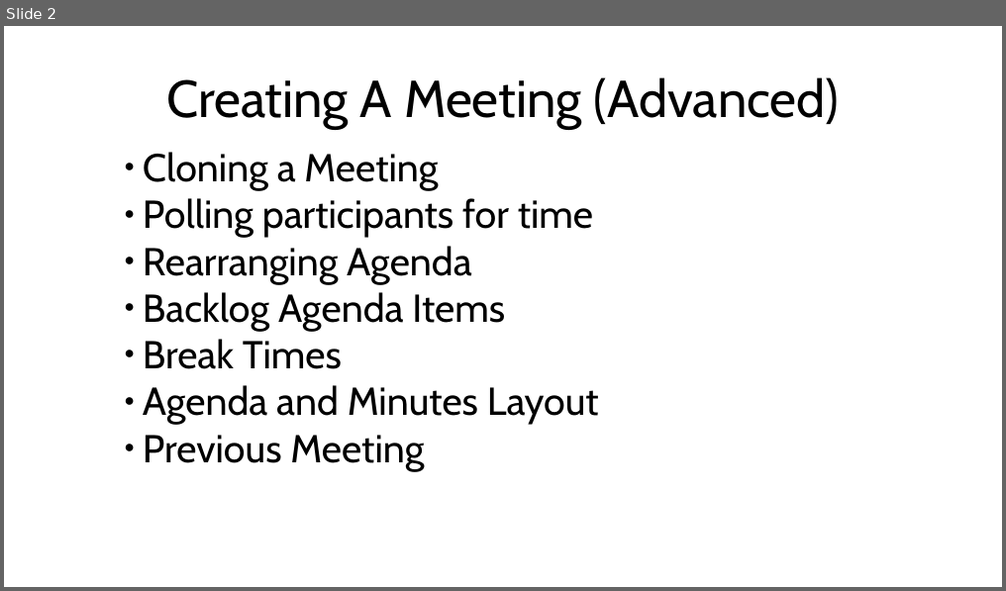
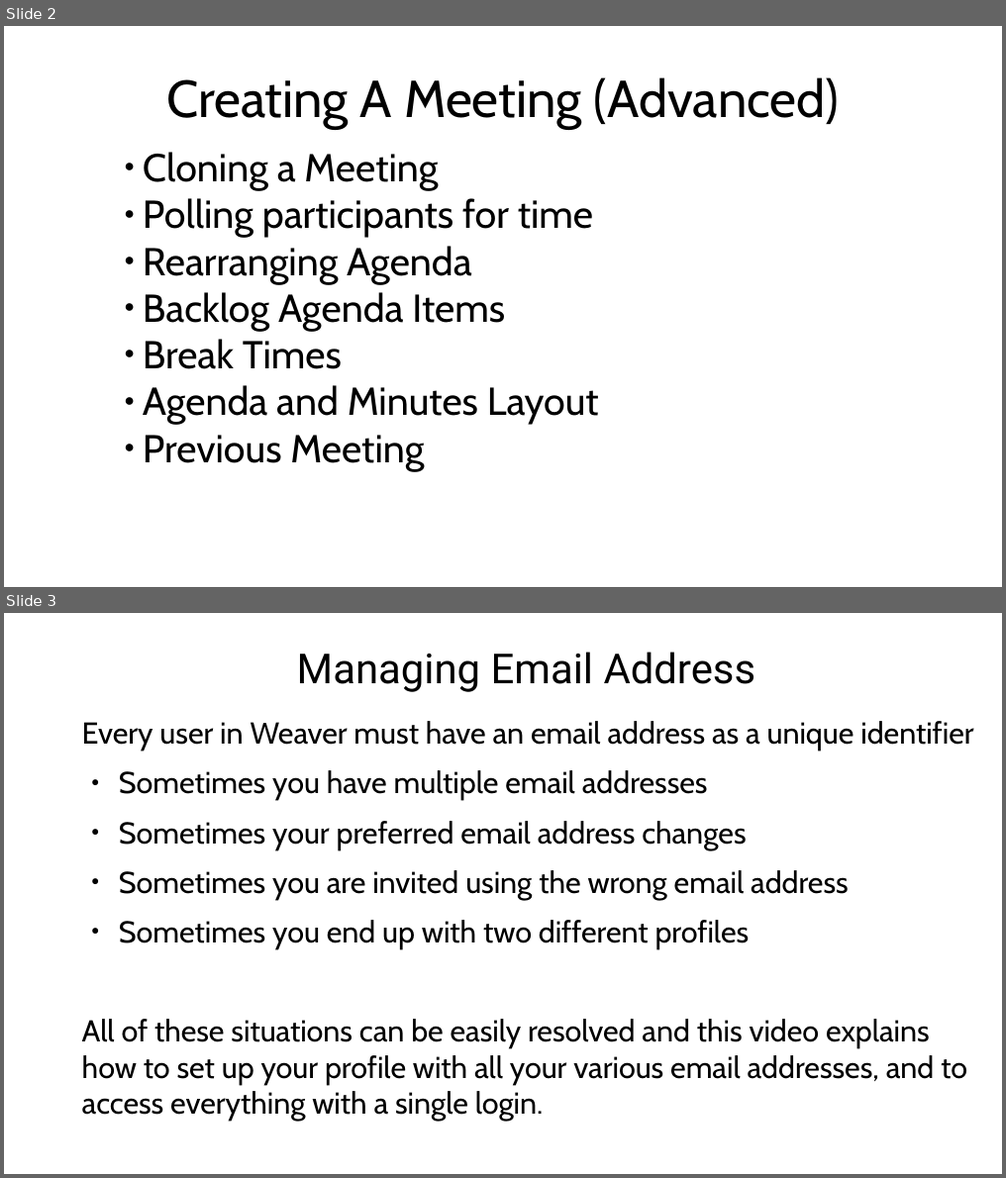
Before and after one commit to agilepro/cognoscenti, a slide deck: documentation/VideoPresentations.odp. Shown one above the other, each under a label of ours: slide 2 before the commit, slides 2 and 3 after it. The pictures are 1006x591 and 1006x1178 pixels, drawn with LibreOffice and Linux fonts; fonts in the diff are those of the drawing; background and template pictures are left out. Boxes give left, top, right and bottom in pixels: in the first picture for what was removed or moved away, otherwise in the second. Text is boxed around its words. In the diff, an @@ line names an element or a change of style, - is before the commit and + after.

Commit message:
added tutorial 22 on changing address, small cleanup in background refresh and unsubscribe; 6 hours

```diff
--- a/documentation/VideoPresentations.odp
+++ b/documentation/VideoPresentations.odp
@@ slide 3 added at [4,613,1002,1174], background picture (left out) @@
@@ title added at [297,652,756,692], 38.3 pt, text #000000 @@
+Managing Email Address
@@ text added at [82,721,973,1121], 27.9 pt, text #000000 @@
+Every user in Weaver must have an email address as a unique identifier
+● Sometimes you have multiple email addresses
+● Sometimes your preferred email address changes
+● Sometimes you are invited using the wrong email address
+● Sometimes you end up with two different profiles
+All of these situations can be easily resolved and this video explains how to set up your profile with all your various email addresses, and to access everything with a single login.
```
Also in this commit, not shown: 2 other slides added, 7 other files.
